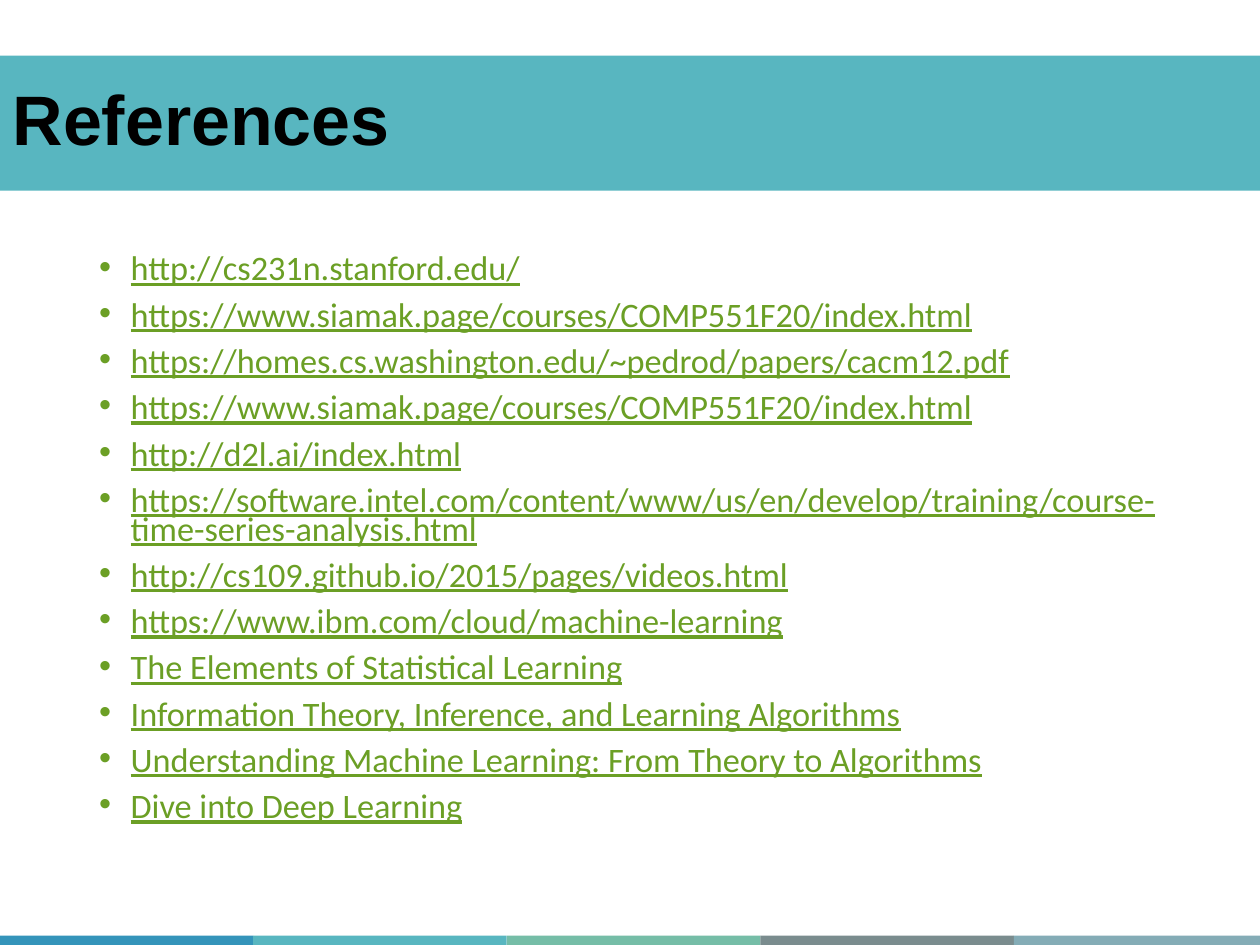
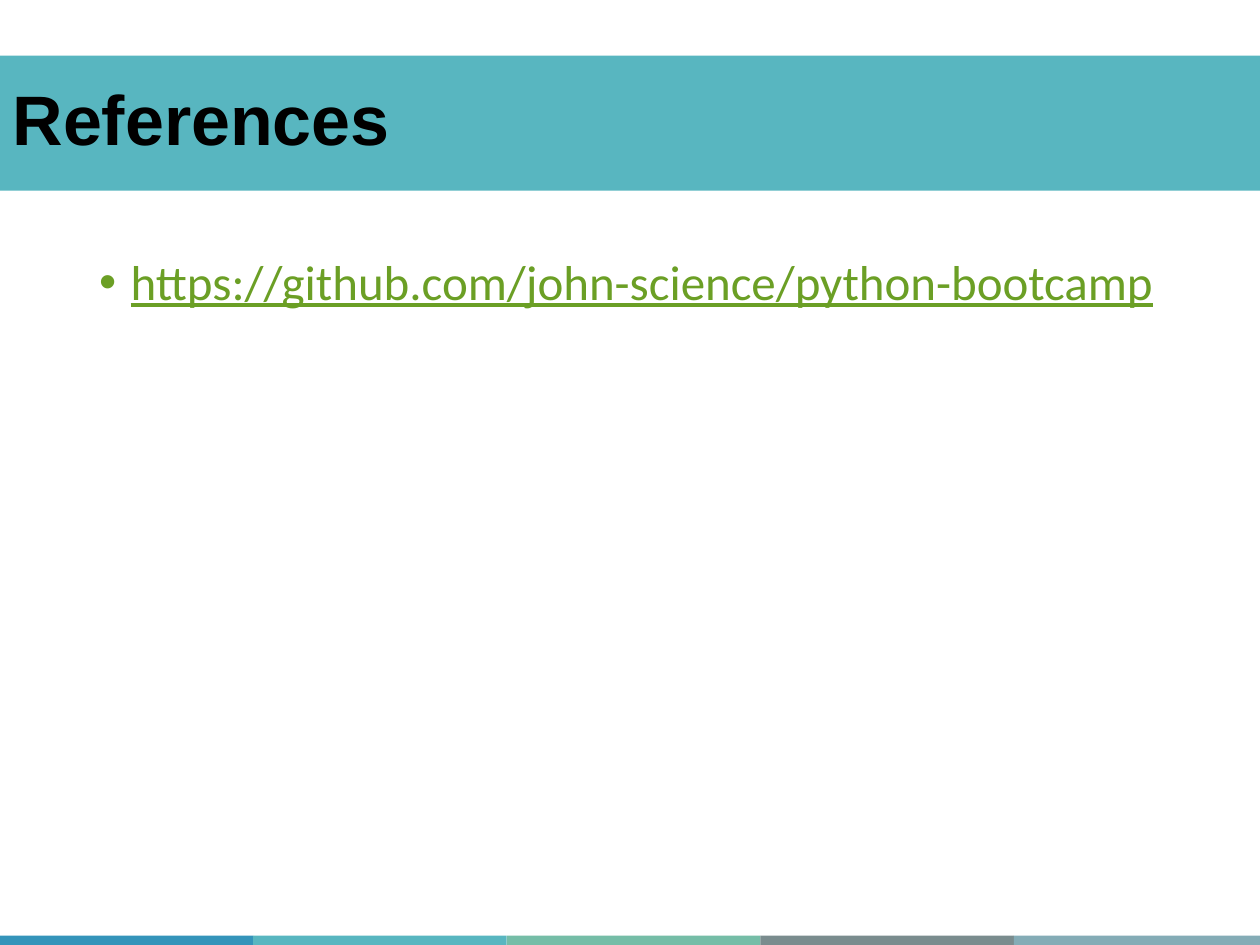
Before and after one commit to abdelrahman-ayad/MiCM-StatsPython-F21, a slide deck: slide 22 of MiCM_StatsPythonF21_AAyad.pptx. Drawn at 1260x945 pixels with LibreOffice and Linux fonts; fonts in the diff are those of the drawing; background and template pictures are left out. Boxes give left, top, right and bottom in pixels: in the first picture for what was removed or moved away, otherwise in the second. Text is boxed around its words. In the diff, an @@ line names an element or a change of style, - is before the commit and + after.

Commit message:
add time series notebook

```diff
--- a/MiCM_StatsPythonF21_AAyad.pptx
+++ b/MiCM_StatsPythonF21_AAyad.pptx
@@ text at <box>131,266,1153,309</box>: text changed; size 19.6 to 28 pt @@
-• http://cs231n.stanford.edu/
-• https://www.siamak.page/courses/COMP551F20/index.html
-• https://homes.cs.washington.edu/~pedrod/papers/cacm12.pdf
-• https://www.siamak.page/courses/COMP551F20/index.html
-• http://d2l.ai/index.html
-• https://software.intel.com/content/www/us/en/develop/training/course-time-series-analysis.html
-• http://cs109.github.io/2015/pages/videos.html
-• https://www.ibm.com/cloud/machine-learning
-• The Elements of Statistical Learning
-• Information Theory, Inference, and Learning Algorithms
-• Understanding Machine Learning: From Theory to Algorithms
-• Dive into Deep Learning
+• https://github.com/john-science/python-bootcamp
```
Also in this commit, not shown: 3 other files.
